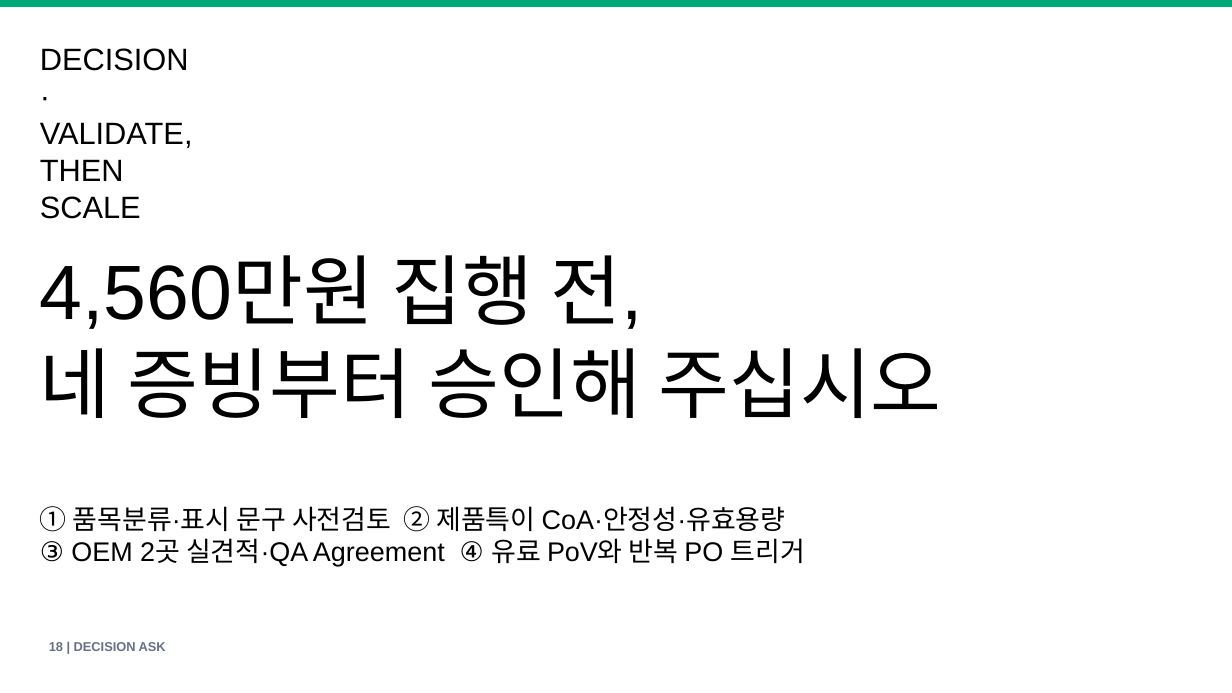
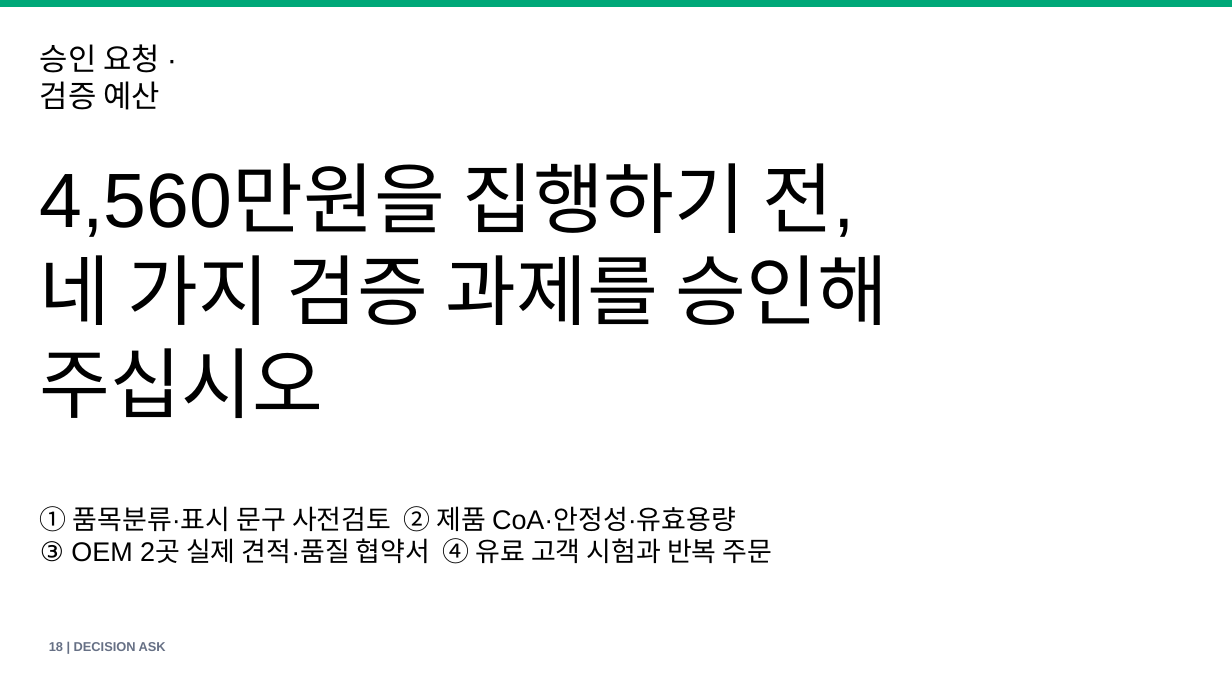
Before and after one commit to KRAdavid/gaba-feed-business-index, a slide deck: slide 18 of GABA_Feed_Business_Model_Speech_Deck_v1.pptx. Drawn at 1232x693 pixels with LibreOffice and Linux fonts; fonts in the diff are those of the drawing. Boxes give left, top, right and bottom in pixels: in the first picture for what was removed or moved away, otherwise in the second. Text is boxed around its words. In the diff, an @@ line names an element or a change of style, - is before the commit and + after.

```diff
--- a/GABA_Feed_Business_Model_Speech_Deck_v1.pptx
+++ b/GABA_Feed_Business_Model_Speech_Deck_v1.pptx
@@ text at <box>40,44,160,110</box>: text changed @@
-DECISION · VALIDATE, THEN SCALE
+승인 요청 · 검증 예산
@@ text at <box>40,163,889,418</box>: text changed @@
-4,560만원 집행 전,
-네 증빙부터 승인해 주십시오
+4,560만원을 집행하기 전,
+네 가지 검증 과제를 승인해 주십시오
@@ text at <box>40,506,773,564</box>: text changed @@
-① 품목분류·표시 문구 사전검토 ② 제품특이 CoA·안정성·유효용량
-③ OEM 2곳 실견적·QA Agreement ④ 유료 PoV와 반복 PO 트리거
+① 품목분류·표시 문구 사전검토 ② 제품 CoA·안정성·유효용량
+③ OEM 2곳 실제 견적·품질 협약서 ④ 유료 고객 시험과 반복 주문
```
Also in this commit, not shown: 18 other slides changed, 16 other files.
